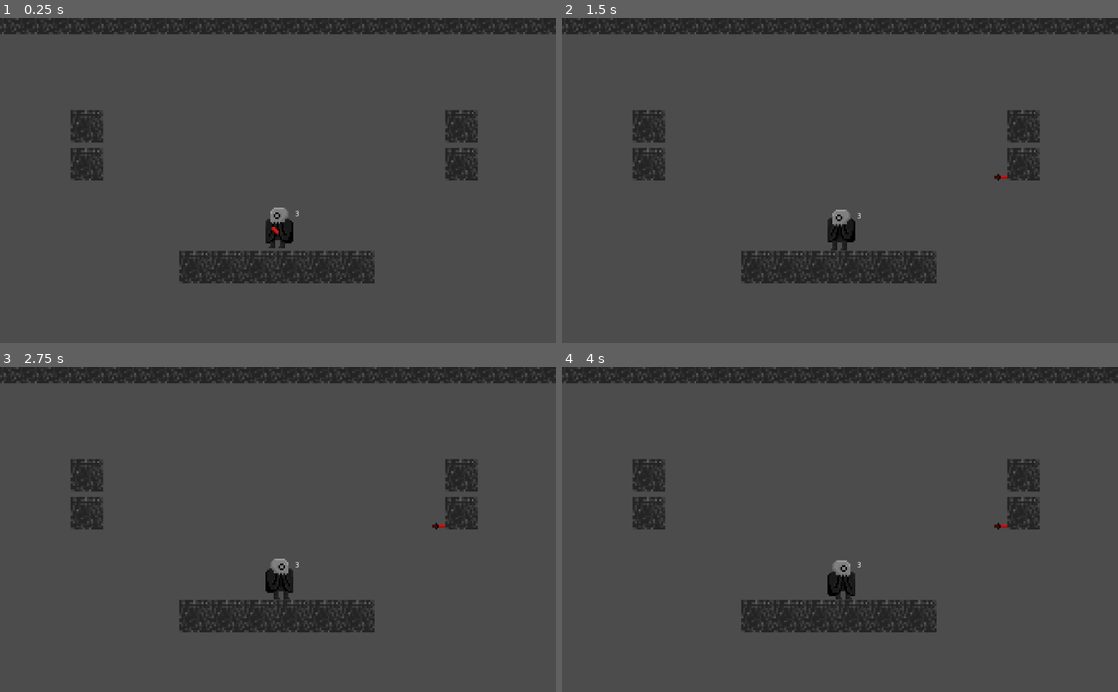
Above: before the commit, frames 1-4 (two rows, left to right).
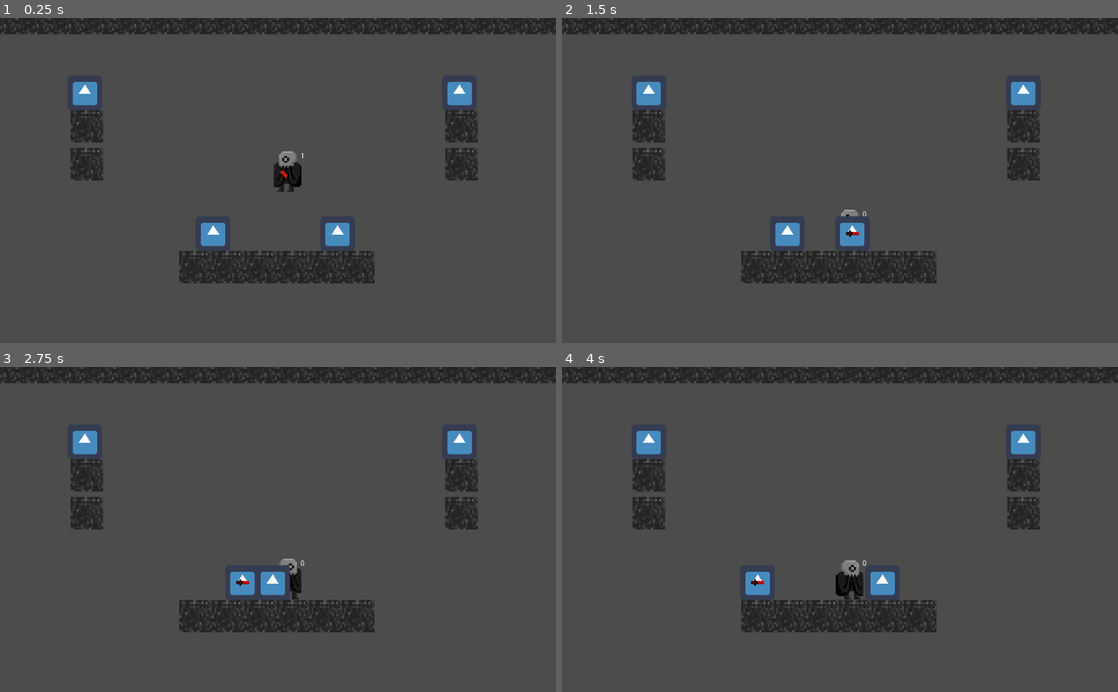
Above: after the commit, the same moments.

Repository: ben-caldwell/dagger-game
Game: Godot game, scene res://scenes/TestLevel.tscn
Two runs of this game, one before a commit and one after it. Both use one fixed random seed, a clock stepped at 60 frames per second and the inputs below. Before the commit the project has no main scene; this scene is started directly in both runs. The engine's default icon, where the game draws it, is replaced by a stand-in: a white triangle on a blue panel in a dark square.
Inputs (mouse positions are in pixels of both pictures, inside the frame that each line leads up to):
- Up to frame 1 (0.25 s): no input
- Up to frame 2 (1.5 s): move the mouse to (962, 164) at 0.52 s; hold Right (ui_right) 0.53-1.28 s; click (962, 164) at 0.67 s; move the mouse to (728, 196) at 1.27 s; hold Down (ui_down) from 1.28 s (still down); click (728, 196) at 1.42 s
- Up to frame 3 (2.75 s): move the mouse to (333, 458) at 2.02 s; release Down (ui_down) at 2.03 s; hold Right (ui_right) from 2.03 s (still down); click (333, 458) at 2.17 s
- Up to frame 4 (4 s): move the mouse to (812, 594) at 2.77 s; release Right (ui_right) at 2.78 s; hold Up (ui_up) 2.78-3.53 s; click (812, 594) at 2.92 s; move the mouse to (1006, 578) at 3.52 s; hold Left (ui_left) from 3.53 s (still down); click (1006, 578) at 3.67 s

The runs differ from the first frame. In frame 1, 2.3% of the frame differs, in the area x 13-85%, y 19-71%; in frame 2, 1.6%; in frame 3, 1.7%; in frame 4, 1.8%.

Commit message:
Enemies, throw charges, knife direction.

Diff:
--- a/game_test/project.godot
+++ b/game_test/project.godot
@@ -16,12 +16,21 @@
 [application]
 
 config/name="game_test"
+run/main_scene="res://scenes/TestLevel.tscn"
 config/icon="res://icon.png"
 
 [autoload]
 
 Global="*res://scenes/Global.tscn"
 
+[layer_names]
+
+2d_render/layer_1="Player"
+2d_physics/layer_1="Player"
+2d_physics/layer_2="Knife"
+2d_physics/layer_3="Enemy"
+2d_physics/layer_4="Wall"
+
 [rendering]
 
 quality/filters/anisotropic_filter_level=1
--- /dev/null
+++ b/game_test/scenes/BasicEnemy.tscn
@@ -0,0 +1,60 @@
+[gd_scene load_steps=6 format=2]
+
+[ext_resource path="res://scripts/BasicEnemy.gd" type="Script" id=1]
+[ext_resource path="res://icon.png" type="Texture" id=2]
+
+[sub_resource type="RectangleShape2D" id=1]
+extents = Vector2( 32.1375, 31.8982 )
+
+[sub_resource type="SpriteFrames" id=2]
+animations = [ {
+"frames": [ ExtResource( 2 ) ],
+"loop": true,
+"name": "default",
+"speed": 5.0
+} ]
+
+[sub_resource type="RectangleShape2D" id=3]
+extents = Vector2( 31.9438, 32.0928 )
+
+[node name="Node2D" type="KinematicBody2D"]
+collision_layer = 4
+collision_mask = 8
+script = ExtResource( 1 )
+__meta__ = {
+"_edit_group_": true
+}
+
+[node name="CollisionShape2D" type="CollisionShape2D" parent="."]
+shape = SubResource( 1 )
+
+[node name="AnimatedSprite" type="AnimatedSprite" parent="."]
+frames = SubResource( 2 )
+
+[node name="DetectFloorLeft" type="RayCast2D" parent="."]
+position = Vector2( -32, 0 )
+enabled = true
+collision_mask = 8
+
+[node name="DetectFloorRight" type="RayCast2D" parent="."]
+position = Vector2( 32, 0 )
+enabled = true
+collision_mask = 8
+
+[node name="DetectWallRight" type="RayCast2D" parent="."]
+rotation = 4.71239
+enabled = true
+collision_mask = 8
+
+[node name="DetectWallLeft" type="RayCast2D" parent="."]
+rotation = 1.5708
+enabled = true
+collision_mask = 8
+
+[node name="Area2D" type="Area2D" parent="."]
+collision_layer = 4
+collision_mask = 2
+
+[node name="CollisionShape2D" type="CollisionShape2D" parent="Area2D"]
+shape = SubResource( 3 )
+[connection signal="area_entered" from="Area2D" to="." method="_on_Area2D_area_entered"]
--- a/game_test/scenes/Box.tscn
+++ /dev/null
@@ -1,172 +0,0 @@
-[gd_scene load_steps=2 format=2]
-
-[ext_resource path="res://scenes/Wall.tscn" type="PackedScene" id=1]
-
-[node name="Node2D" type="Node2D"]
-
-[node name="Wall" parent="." instance=ExtResource( 1 )]
-
-[node name="Wall46" parent="." instance=ExtResource( 1 )]
-position = Vector2( 1020, 0 )
-
-[node name="Wall23" parent="." instance=ExtResource( 1 )]
-position = Vector2( 0, 600 )
-
-[node name="Wall47" parent="." instance=ExtResource( 1 )]
-position = Vector2( 1020, 600 )
-
-[node name="Wall40" parent="." instance=ExtResource( 1 )]
-position = Vector2( 0, 360 )
-
-[node name="Wall51" parent="." instance=ExtResource( 1 )]
-position = Vector2( 1020, 360 )
-
-[node name="Wall38" parent="." instance=ExtResource( 1 )]
-position = Vector2( 0, 480 )
-
-[node name="Wall49" parent="." instance=ExtResource( 1 )]
-position = Vector2( 1020, 480 )
-
-[node name="Wall42" parent="." instance=ExtResource( 1 )]
-position = Vector2( 0, 240 )
-
-[node name="Wall50" parent="." instance=ExtResource( 1 )]
-position = Vector2( 1020, 240 )
-
-[node name="Wall44" parent="." instance=ExtResource( 1 )]
-position = Vector2( 0, 120 )
-
-[node name="Wall54" parent="." instance=ExtResource( 1 )]
-position = Vector2( 1020, 120 )
-
-[node name="Wall37" parent="." instance=ExtResource( 1 )]
-position = Vector2( 0, 540 )
-
-[node name="Wall48" parent="." instance=ExtResource( 1 )]
-position = Vector2( 1020, 540 )
-
-[node name="Wall41" parent="." instance=ExtResource( 1 )]
-position = Vector2( 0, 300 )
-
-[node name="Wall52" parent="." instance=ExtResource( 1 )]
-position = Vector2( 1020, 300 )
-
-[node name="Wall39" parent="." instance=ExtResource( 1 )]
-position = Vector2( 0, 420 )
-
-[node name="Wall56" parent="." instance=ExtResource( 1 )]
-position = Vector2( 1020, 420 )
-
-[node name="Wall43" parent="." instance=ExtResource( 1 )]
-position = Vector2( 0, 180 )
-
-[node name="Wall55" parent="." instance=ExtResource( 1 )]
-position = Vector2( 1020, 180 )
-
-[node name="Wall45" parent="." instance=ExtResource( 1 )]
-position = Vector2( 0, 60 )
-
-[node name="Wall53" parent="." instance=ExtResource( 1 )]
-position = Vector2( 1020, 60 )
-
-[node name="Wall13" parent="." instance=ExtResource( 1 )]
-position = Vector2( 480, 0 )
-
-[node name="Wall29" parent="." instance=ExtResource( 1 )]
-position = Vector2( 480, 600 )
-
-[node name="Wall2" parent="." instance=ExtResource( 1 )]
-position = Vector2( 60, 0 )
-
-[node name="Wall20" parent="." instance=ExtResource( 1 )]
-position = Vector2( 60, 600 )
-
-[node name="Wall10" parent="." instance=ExtResource( 1 )]
-position = Vector2( 540, 0 )
-
-[node name="Wall33" parent="." instance=ExtResource( 1 )]
-position = Vector2( 540, 600 )
-
-[node name="Wall3" parent="." instance=ExtResource( 1 )]
-position = Vector2( 120, 0 )
-
-[node name="Wall22" parent="." instance=ExtResource( 1 )]
-position = Vector2( 120, 600 )
-
-[node name="Wall12" parent="." instance=ExtResource( 1 )]
-position = Vector2( 600, 0 )
-
-[node name="Wall28" parent="." instance=ExtResource( 1 )]
-position = Vector2( 600, 600 )
-
-[node name="Wall4" parent="." instance=ExtResource( 1 )]
-position = Vector2( 180, 0 )
-
-[node name="Wall21" parent="." instance=ExtResource( 1 )]
-position = Vector2( 180, 600 )
-
-[node name="Wall11" parent="." instance=ExtResource( 1 )]
-position = Vector2( 660, 0 )
-
-[node name="Wall27" parent="." instance=ExtResource( 1 )]
-position = Vector2( 660, 600 )
-
-[node name="Wall5" parent="." instance=ExtResource( 1 )]
-position = Vector2( 240, 0 )
-
-[node name="Wall19" parent="." instance=ExtResource( 1 )]
-position = Vector2( 240, 600 )
-
-[node name="Wall9" parent="." instance=ExtResource( 1 )]
-position = Vector2( 720, 0 )
-
-[node name="Wall32" parent="." instance=ExtResource( 1 )]
-position = Vector2( 720, 600 )
-
-[node name="Wall6" parent="." instance=ExtResource( 1 )]
-position = Vector2( 300, 0 )
-
-[node name="Wall31" parent="." instance=ExtResource( 1 )]
-position = Vector2( 300, 600 )
-
-[node name="Wall16" parent="." instance=ExtResource( 1 )]
-position = Vector2( 780, 0 )
-
-[node name="Wall35" parent="." instance=ExtResource( 1 )]
-position = Vector2( 780, 600 )
-
-[node name="Wall7" parent="." instance=ExtResource( 1 )]
-position = Vector2( 360, 0 )
-
-[node name="Wall26" parent="." instance=ExtResource( 1 )]
-position = Vector2( 360, 600 )
-
-[node name="Wall15" parent="." instance=ExtResource( 1 )]
-position = Vector2( 840, 0 )
-
-[node name="Wall24" parent="." instance=ExtResource( 1 )]
-position = Vector2( 840, 600 )
-
-[node name="Wall17" parent="." instance=ExtResource( 1 )]
-position = Vector2( 960, 0 )
-
-[node name="Wall36" parent="." instance=ExtResource( 1 )]
-position = Vector2( 960, 600 )
-
-[node name="Wall8" parent="." instance=ExtResource( 1 )]
-position = Vector2( 420, 0 )
-
-[node name="Wall25" parent="." instance=ExtResource( 1 )]
-position = Vector2( 420, 600 )
-
-[node name="Wall14" parent="." instance=ExtResource( 1 )]
-position = Vector2( 900, 0 )
-
-[node name="Wall30" parent="." instance=ExtResource( 1 )]
-position = Vector2( 900, 600 )
-
-[node name="Wall18" parent="." instance=ExtResource( 1 )]
-position = Vector2( 1020, 0 )
-
-[node name="Wall34" parent="." instance=ExtResource( 1 )]
-position = Vector2( 1020, 600 )
--- a/game_test/scenes/Knife.tscn
+++ b/game_test/scenes/Knife.tscn
@@ -1,45 +1,61 @@
-[gd_scene load_steps=17 format=2]
+[gd_scene load_steps=18 format=2]
 
 [ext_resource path="res://scripts/Knife.gd" type="Script" id=1]
-[ext_resource path="res://sprites/knife/spinning/sprite_dagger0.png" type="Texture" id=2]
-[ext_resource path="res://sprites/knife/spinning/sprite_dagger1.png" type="Texture" id=3]
-[ext_resource path="res://sprites/knife/spinning/sprite_dagger2.png" type="Texture" id=4]
-[ext_resource path="res://sprites/knife/spinning/sprite_dagger3.png" type="Texture" id=5]
-[ext_resource path="res://sprites/knife/spinning/sprite_dagger4.png" type="Texture" id=6]
-[ext_resource path="res://sprites/knife/spinning/sprite_dagger5.png" type="Texture" id=7]
-[ext_resource path="res://sprites/knife/spinning/sprite_dagger6.png" type="Texture" id=8]
-[ext_resource path="res://sprites/knife/spinning/sprite_dagger7.png" type="Texture" id=9]
-[ext_resource path="res://sprites/knife/stuck_in_wall/sprite_0.png" type="Texture" id=10]
-[ext_resource path="res://sprites/knife/stuck_in_wall/sprite_1.png" type="Texture" id=11]
-[ext_resource path="res://sprites/knife/stuck_in_wall/sprite_2.png" type="Texture" id=12]
-[ext_resource path="res://sprites/knife/stuck_in_wall/sprite_3.png" type="Texture" id=13]
-[ext_resource path="res://sprites/knife/stuck_in_wall/sprite_4.png" type="Texture" id=14]
+[ext_resource path="res://sprites/knife/stuck_in_wall/sprite_0.png" type="Texture" id=2]
+[ext_resource path="res://sprites/knife/stuck_in_wall/sprite_1.png" type="Texture" id=3]
+[ext_resource path="res://sprites/knife/stuck_in_wall/sprite_2.png" type="Texture" id=4]
+[ext_resource path="res://sprites/knife/stuck_in_wall/sprite_3.png" type="Texture" id=5]
+[ext_resource path="res://sprites/knife/stuck_in_wall/sprite_4.png" type="Texture" id=6]
+[ext_resource path="res://sprites/knife/spinning/sprite_dagger6.png" type="Texture" id=7]
+[ext_resource path="res://sprites/knife/spinning/sprite_dagger0.png" type="Texture" id=8]
+[ext_resource path="res://sprites/knife/spinning/sprite_dagger1.png" type="Texture" id=9]
+[ext_resource path="res://sprites/knife/spinning/sprite_dagger2.png" type="Texture" id=10]
+[ext_resource path="res://sprites/knife/spinning/sprite_dagger3.png" type="Texture" id=11]
+[ext_resource path="res://sprites/knife/spinning/sprite_dagger4.png" type="Texture" id=12]
+[ext_resource path="res://sprites/knife/spinning/sprite_dagger5.png" type="Texture" id=13]
+[ext_resource path="res://sprites/knife/spinning/sprite_dagger7.png" type="Texture" id=14]
 
 [sub_resource type="SpriteFrames" id=1]
 animations = [ {
-"frames": [ ExtResource( 2 ), ExtResource( 3 ), ExtResource( 4 ), ExtResource( 5 ), ExtResource( 6 ), ExtResource( 7 ), ExtResource( 8 ), ExtResource( 9 ) ],
+"frames": [ ExtResource( 2 ), ExtResource( 3 ), ExtResource( 4 ), ExtResource( 5 ), ExtResource( 6 ) ],
+"loop": false,
+"name": "stuck_in_wall",
+"speed": 24.0
+}, {
+"frames": [ ExtResource( 7 ) ],
+"loop": true,
+"name": "single_spin",
+"speed": 5.0
+}, {
+"frames": [ ExtResource( 8 ), ExtResource( 9 ), ExtResource( 10 ), ExtResource( 11 ), ExtResource( 12 ), ExtResource( 13 ), ExtResource( 7 ), ExtResource( 14 ) ],
 "loop": true,
 "name": "spinning",
-"speed": 24.0
-}, {
-"frames": [ ExtResource( 10 ), ExtResource( 11 ), ExtResource( 12 ), ExtResource( 13 ), ExtResource( 14 ) ],
-"loop": false,
-"name": "stuck_in_wall",
 "speed": 24.0
 } ]
 
 [sub_resource type="CircleShape2D" id=2]
 radius = 4.12179
 
+[sub_resource type="CircleShape2D" id=3]
+radius = 7.07746
+
 [node name="Knife" type="KinematicBody2D"]
 scale = Vector2( 3, 3 )
 collision_layer = 2
-collision_mask = 2
+collision_mask = 8
 script = ExtResource( 1 )
 
 [node name="AnimatedSprite" type="AnimatedSprite" parent="."]
 frames = SubResource( 1 )
-animation = "stuck_in_wall"
+animation = "single_spin"
 
 [node name="CollisionShape2D" type="CollisionShape2D" parent="."]
 shape = SubResource( 2 )
+
+[node name="Area2D" type="Area2D" parent="."]
+collision_layer = 2
+collision_mask = 4
+
+[node name="CollisionShape2D" type="CollisionShape2D" parent="Area2D"]
+shape = SubResource( 3 )
+[connection signal="area_entered" from="Area2D" to="." method="_on_Area2D_area_entered"]
--- a/game_test/scenes/Player.tscn
+++ b/game_test/scenes/Player.tscn
@@ -67,6 +67,7 @@
 } ]
 
 [node name="Player" type="KinematicBody2D"]
+collision_mask = 8
 script = ExtResource( 1 )
 
 [node name="CollisionShape2D" type="CollisionShape2D" parent="."]
@@ -78,7 +79,7 @@
 animation = "no_knife"
 
 [node name="Label" type="Label" parent="."]
-margin_left = 29.2903
-margin_top = -32.2944
-margin_right = 69.2903
-margin_bottom = -18.2944
+margin_left = 22.7813
+margin_top = -35.0482
+margin_right = 62.7813
+margin_bottom = -21.0482
--- a/game_test/scenes/ScreenFlash.tscn
+++ /dev/null
@@ -1,10 +0,0 @@
-[gd_scene format=2]
-
-[node name="ScreenFlash" type="Control"]
-anchor_right = 1.0
-anchor_bottom = 1.0
-
-[node name="ColorRect" type="ColorRect" parent="."]
-margin_right = 1030.0
-margin_bottom = 610.0
-color = Color( 0.584314, 0, 0, 1 )
--- a/game_test/scenes/TestLevel.tscn
+++ b/game_test/scenes/TestLevel.tscn
@@ -1,14 +1,16 @@
-[gd_scene load_steps=3 format=2]
+[gd_scene load_steps=4 format=2]
 
 [ext_resource path="res://scenes/Player.tscn" type="PackedScene" id=1]
 [ext_resource path="res://scenes/Wall.tscn" type="PackedScene" id=2]
+[ext_resource path="res://scenes/BasicEnemy.tscn" type="PackedScene" id=3]
 
 [node name="Node2D" type="Node2D"]
 
 [node name="Player" parent="." instance=ExtResource( 1 )]
-position = Vector2( 514.221, 353.697 )
+position = Vector2( 530, 250 )
 
 [node name="Node2D" type="Node2D" parent="."]
+editor/display_folded = true
 
 [node name="Wall" parent="Node2D" instance=ExtResource( 2 )]
 
@@ -92,3 +94,15 @@
 
 [node name="Wall17" parent="Node2D" instance=ExtResource( 2 )]
 position = Vector2( 1020, 0 )
+
+[node name="Enemy" parent="." instance=ExtResource( 3 )]
+position = Vector2( 640, 370 )
+
+[node name="Enemy3" parent="." instance=ExtResource( 3 )]
+position = Vector2( 850, 130 )
+
+[node name="Enemy2" parent="." instance=ExtResource( 3 )]
+position = Vector2( 160, 130 )
+
+[node name="Enemy4" parent="." instance=ExtResource( 3 )]
+position = Vector2( 410, 380 )
--- a/game_test/scenes/Wall.tscn
+++ b/game_test/scenes/Wall.tscn
@@ -1,16 +1,13 @@
-[gd_scene load_steps=4 format=2]
+[gd_scene load_steps=3 format=2]
 
 [ext_resource path="res://sprites/wall/sprite_0.png" type="Texture" id=1]
 
 [sub_resource type="RectangleShape2D" id=1]
-extents = Vector2( 29.995, 30.2084 )
-
-[sub_resource type="RectangleShape2D" id=2]
-extents = Vector2( 35.7965, 36.0099 )
+extents = Vector2( 30.4413, 30.2084 )
 
 [node name="Wall" type="StaticBody2D"]
-collision_layer = 3
-collision_mask = 3
+collision_layer = 8
+collision_mask = 7
 __meta__ = {
 "_edit_group_": true
 }
@@ -21,10 +18,4 @@
 texture = ExtResource( 1 )
 
 [node name="CollisionShape2D" type="CollisionShape2D" parent="."]
-visible = false
 shape = SubResource( 1 )
-
-[node name="Area2D" type="Area2D" parent="."]
-
-[node name="CollisionShape2D" type="CollisionShape2D" parent="Area2D"]
-shape = SubResource( 2 )
--- /dev/null
+++ b/game_test/scripts/BasicEnemy.gd
@@ -0,0 +1,42 @@
+extends KinematicBody2D
+
+const GRAVITY_VEC = Vector2(0, 900)
+const FLOOR_NORMAL = Vector2(0, -1)
+
+const WALK_SPEED = 70
+const STATE_WALKING = 0
+const STATE_KILLED = 1
+
+var linear_velocity = Vector2()
+var direction = -1
+var anim=""
+
+var stabbed = false
+
+var state = STATE_WALKING
+
+func _physics_process(delta):
+	var new_anim = "idle"
+
+	if state==STATE_WALKING:
+		linear_velocity.y += Global.GRAVITY * delta
+		linear_velocity.x = direction * WALK_SPEED
+		linear_velocity = move_and_slide(linear_velocity, FLOOR_NORMAL)
+
+		if not $DetectFloorLeft.is_colliding() or $DetectWallLeft.is_colliding():
+			direction = 1.0
+
+		if not $DetectFloorRight.is_colliding() or $DetectWallRight.is_colliding():
+			direction = -1.0
+
+		$AnimatedSprite.scale = Vector2(direction, 1.0)
+		new_anim = "walk"
+	else:
+		new_anim = "explode"
+
+#	if anim != new_anim:
+#		anim = new_anim
+#		$anim.play(anim)
+
+func _on_Area2D_area_entered(area):
+	stabbed = true
--- a/game_test/scripts/KinematicBody2D.gd
+++ /dev/null
@@ -1,21 +0,0 @@
-extends KinematicBody2D
-
-var speed = 250
-var velocity = Vector2()
-
-func get_input():
-    # Detect up/down/left/right keystate and only move when pressed.
-    velocity = Vector2()
-    if Input.is_action_pressed('ui_right'):
-        velocity.x += 1
-    if Input.is_action_pressed('ui_left'):
-        velocity.x -= 1
-    if Input.is_action_pressed('ui_down'):
-        velocity.y += 1
-    if Input.is_action_pressed('ui_up'):
-        velocity.y -= 1
-    velocity = velocity.normalized() * speed
-
-func _physics_process(delta):
-    get_input()
-    move_and_collide(velocity * delta)
--- a/game_test/scripts/Knife.gd
+++ b/game_test/scripts/Knife.gd
@@ -1,49 +1,87 @@
 extends KinematicBody2D
 
-var INIT_SPEED = 1000
-var RESISTANCE = 0.000005
-var velocity = Vector2()
-var stuck_in_wall = false
+const INIT_SPEED = 1000
+const RESISTANCE = 0.000005
+var ROTATION_SPEED = 30 # not const on purpose
+
+# states
+const FLYING = 0
+const STUCK_IN_WALL = 1
+const STABBED_IN_ENEMY = 2
+
+var state = FLYING
+var stabbed_enemy
+var velocity
 
 # Called when the node enters the scene tree for the first time.
 func _ready():
 	$AnimatedSprite.play("spinning")
+	# for sprite rotation
+#	$AnimatedSprite.play("single_spin")
 
 	# throw the knife towards the mouse
 	velocity = get_viewport().get_mouse_position() - position
 	velocity = velocity.normalized() * INIT_SPEED
 
+	# spin in the correct direction
+	$AnimatedSprite.set_flip_h(velocity.x > 0)
+
+	# for sprite rotation, can leave uncommented
+	if velocity.x < 0:
+		ROTATION_SPEED *= -1
+
 func _process(delta):
-	$AnimatedSprite.flip_h = velocity.x > 0
+	if state == STABBED_IN_ENEMY:
+		position = stabbed_enemy.get_position()
+
+	# for sprite rotation instead of animation
+#	if state == FLYING:
+#		$AnimatedSprite.rotate(ROTATION_SPEED * delta)
 
 func _physics_process(delta):
-	if not stuck_in_wall:
+	if state == FLYING:
 		# gravity
 		velocity.y += delta * Global.GRAVITY
 		# air resistence
 		velocity -= RESISTANCE * velocity.length() * velocity.length() * velocity.normalized()
 
 		var collision_info = move_and_collide(velocity * delta)
-
 		if collision_info:
-			# collided
+			# collided with wall
 			stick_in_wall(collision_info)
 
+# Called when the knife hits a wall
+func stick_in_wall(collision_info):
+	state = STUCK_IN_WALL
 
-func stick_in_wall(collision_info):
-	stuck_in_wall = true
+	# change sprite
+	$AnimatedSprite.play("stuck_in_wall")
+	$AnimatedSprite.set_flip_h(false)
+	$AnimatedSprite.set_rotation(PI)
+
+	# stick out at the correct angle
+	var collision_vector = collision_info.position - position
+	$AnimatedSprite.rotate(collision_vector.angle())
+	# uncomment for collison at velocity angle instead of straight out
+#	$AnimatedSprite.rotate(velocity.angle())
+
+# Called when the knife hits an enemy
+func stick_in_enemy(enemy):
+	state = STABBED_IN_ENEMY
+
+	# store stabbed enemy
+	stabbed_enemy = enemy
 	velocity = Vector2()
+
+	# change sprite
 	$AnimatedSprite.play("stuck_in_wall")
-	$AnimatedSprite.rotate(PI)
+	$AnimatedSprite.set_flip_h(false)
+	$AnimatedSprite.set_rotation(PI)
+	$AnimatedSprite.rotate(velocity.angle())
 
-	var collision_vector = collision_info.position - position
-	var angle = collision_vector.angle()
+func _on_Area2D_area_entered(area):
+	if state == FLYING:
+		stick_in_enemy(area.get_parent())
 
-	if angle > -1*PI/4 and angle < 1*PI/4:
-		pass #right
-	elif angle >= 1*PI/4 and angle < 3*PI/4:
-		$AnimatedSprite.rotate(PI/2)  # down
-	elif angle <= -1*PI/4 and angle > -3*PI/4:
-		$AnimatedSprite.rotate(-PI/2) # up
-	else:
-		$AnimatedSprite.rotate(PI)    # left
+func get_stabbed_enemy():
+	return stabbed_enemy
--- a/game_test/scripts/Player.gd
+++ b/game_test/scripts/Player.gd
@@ -1,12 +1,16 @@
 extends KinematicBody2D
 
+const MAX_THROW_CHARGES = 1
+
+var throw_charges = MAX_THROW_CHARGES
 var has_knife
-var velocity = Vector2(0, 0)
-var throw_charges = 3
+var velocity
+var knife
 
 # Called when the node enters the scene tree for the first time.
 func _ready():
 	has_knife = true
+	velocity = Vector2()
 	$AnimatedSprite.play("has_knife")
 
 func _input(event):
@@ -19,8 +23,11 @@
 			teleport_to_knife()
 
 func _process(delta):
+	# face the mouse
 	var direction = get_viewport().get_mouse_position() - position
 	$AnimatedSprite.flip_h = direction.x > 0
+
+	# display throw charges
 	$Label.text = str(throw_charges)
 
 func _physics_process(delta):
@@ -28,25 +35,35 @@
 	velocity.y += delta * Global.GRAVITY
 
 	var collision_info = move_and_collide(velocity * delta)
-	if collision_info:
-		throw_charges = 3
+	if collision_info and has_knife:
+		# the player hits the ground, needs throw charges
+		throw_charges = MAX_THROW_CHARGES
 
 func throw_knife():
+	# spawn knife
+	knife = preload("res://scenes/Knife.tscn").instance()
+	knife.position = position
+	get_parent().add_child(knife) #don't want bullet to move with me, so add it as child of parent
+
+	# lose knife
+	has_knife = false
 	throw_charges -= 1
-	has_knife = false
 	$AnimatedSprite.play("no_knife")
 
-	var knife = preload("res://scenes/Knife.tscn").instance()
-	knife.position = position #$AnimatedSprite/bullet_shoot.global_position #use node for shoot position
-#	knife.get_node("CollisionShape2D").add_collision_exception_with(self) # don't want player to collide with bullet
-	get_parent().add_child(knife) #don't want bullet to move with me, so add it as child of parent
-#	$sound_shoot.play()
-#	shoot_time = 0
+func teleport_to_knife():
+	# regain charges if knife is on wall or player
+	if knife and knife.state != knife.FLYING:
+			throw_charges = MAX_THROW_CHARGES
 
+	# kill stabbed enemy
+	if knife.state == knife.STABBED_IN_ENEMY:
+		knife.get_stabbed_enemy().queue_free() # kill
 
-func teleport_to_knife():
+	# move to knife
+	position = knife.get_position()
+	velocity = Vector2()
+	knife.queue_free()
+
+	# regain knife
 	has_knife = true
-	position = get_parent().get_node("Knife").position
-	get_parent().remove_child(get_parent().get_node("Knife"))
 	$AnimatedSprite.play("has_knife")
-	velocity = Vector2()
